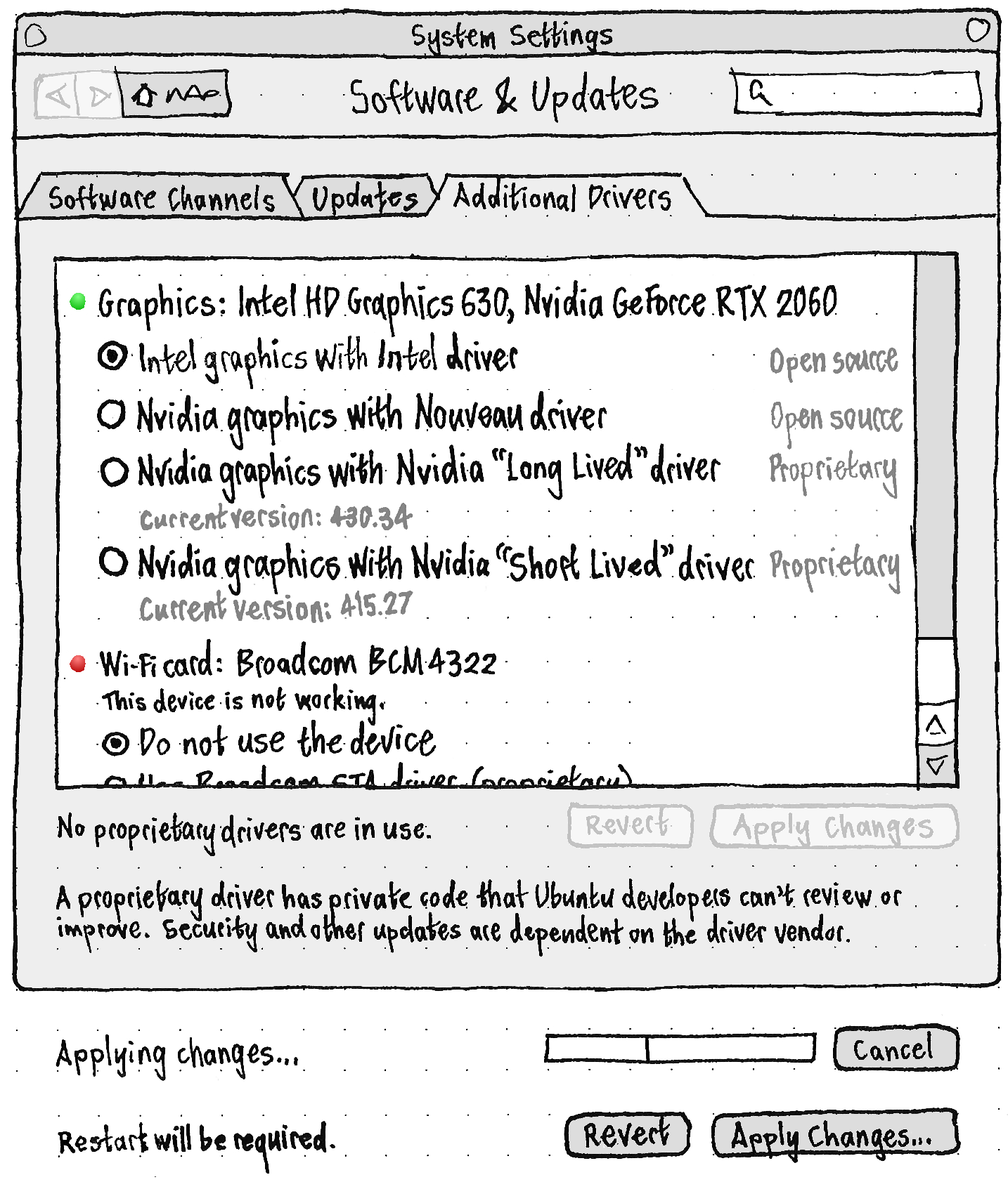
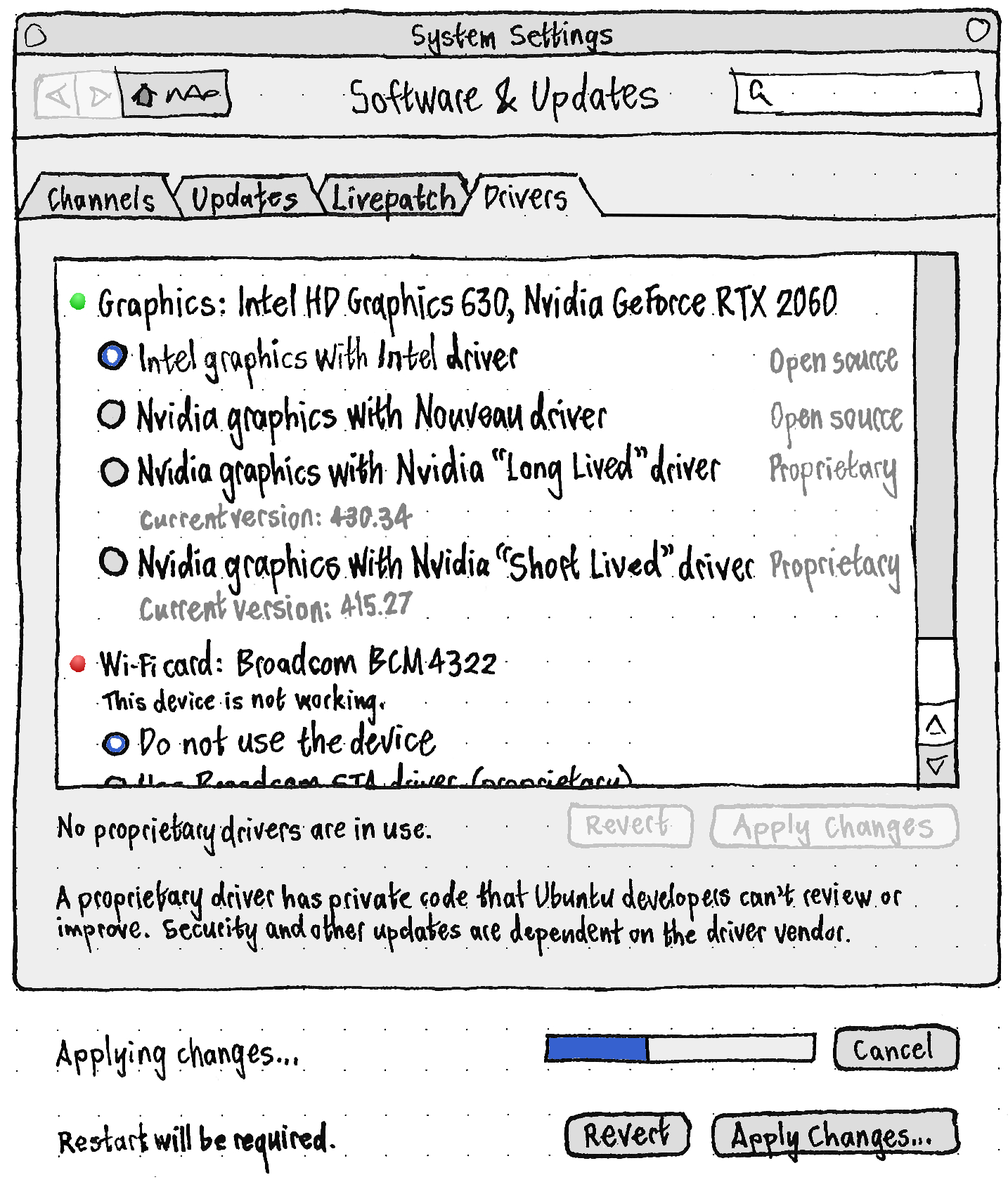
The second w=1008, h=1182 image is a revision of the first. Changes to its layers:
renamed "p3.jpg" to "main", painted on it over (41, 87, 813, 1061)
painted on "wi-fi" over (106, 735, 126, 785)
painted on "graphics combo" over (101, 345, 125, 572)
